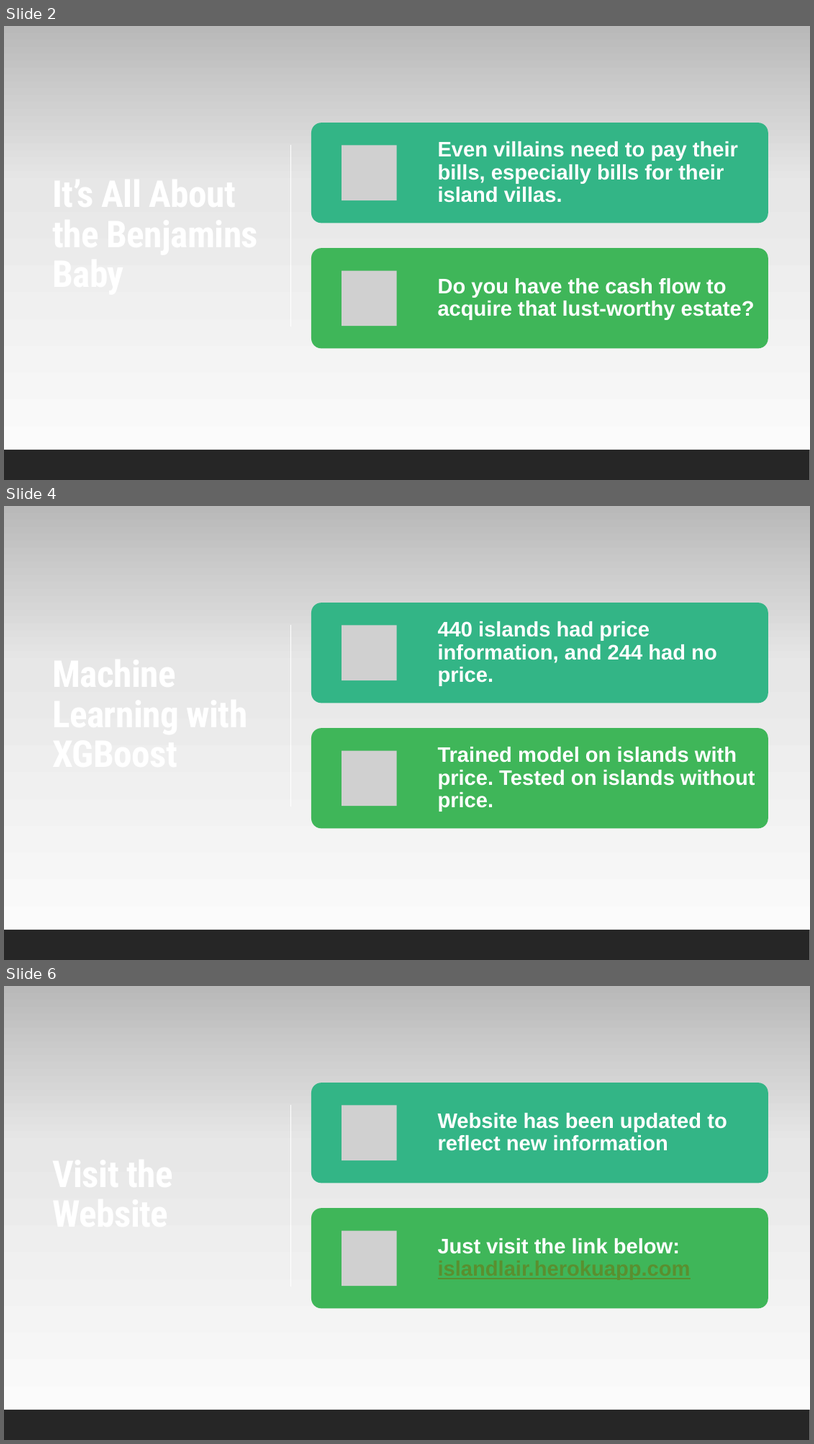
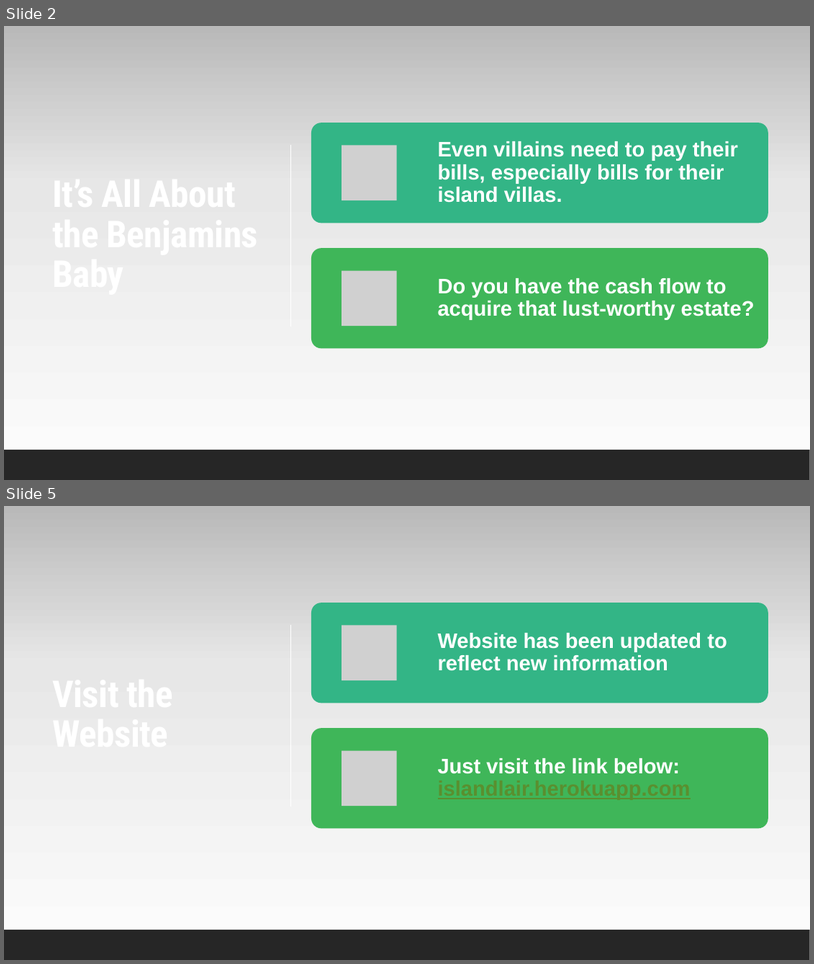
Before and after one commit to ajyoung21/mechanical_villain, a slide deck: machine_learning_powerpoint.pptx. Shown one above the other, each under a label of ours: slides 2, 4 and 6 before the commit, slides 2 and 5 after it; the slides between them are not shown. The pictures are 814x1444 and 814x964 pixels, drawn with LibreOffice and Linux fonts; fonts in the diff are those of the drawing; grey boxes stand for pictures. Boxes give left, top, right and bottom in pixels: in the first picture for what was removed or moved away, otherwise in the second. Text is boxed around its words. In the diff, an @@ line names an element or a change of style, - is before the commit and + after.

```diff
--- a/machine_learning_powerpoint.pptx
+++ b/machine_learning_powerpoint.pptx
@@ slide 4 removed at [4,506,810,960], background gradient #3F3F3F to #000000; not listed: 1 template element that a slide beside it also shows @@
@@ rectangle removed at [4,506,810,960] @@
@@ line removed from (291, 625) to (291, 806) @@
@@ group removed at [311,602,769,829]: 2 rounded rectangles, 2 pictures, 2 texts @@
-440 islands had price information, and 244 had no price.
-Trained model on islands with price. Tested on islands without price.
@@ rectangle removed at [4,929,810,960] @@
@@ what was slide 6 is now slide 5 @@
```
Also in this commit, not shown: 2 slides changed.
